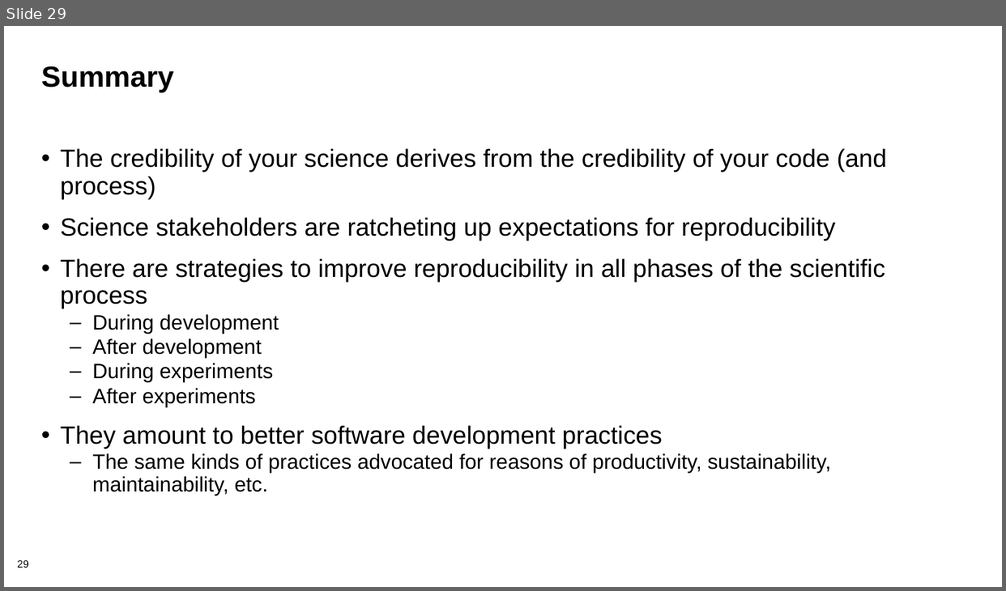
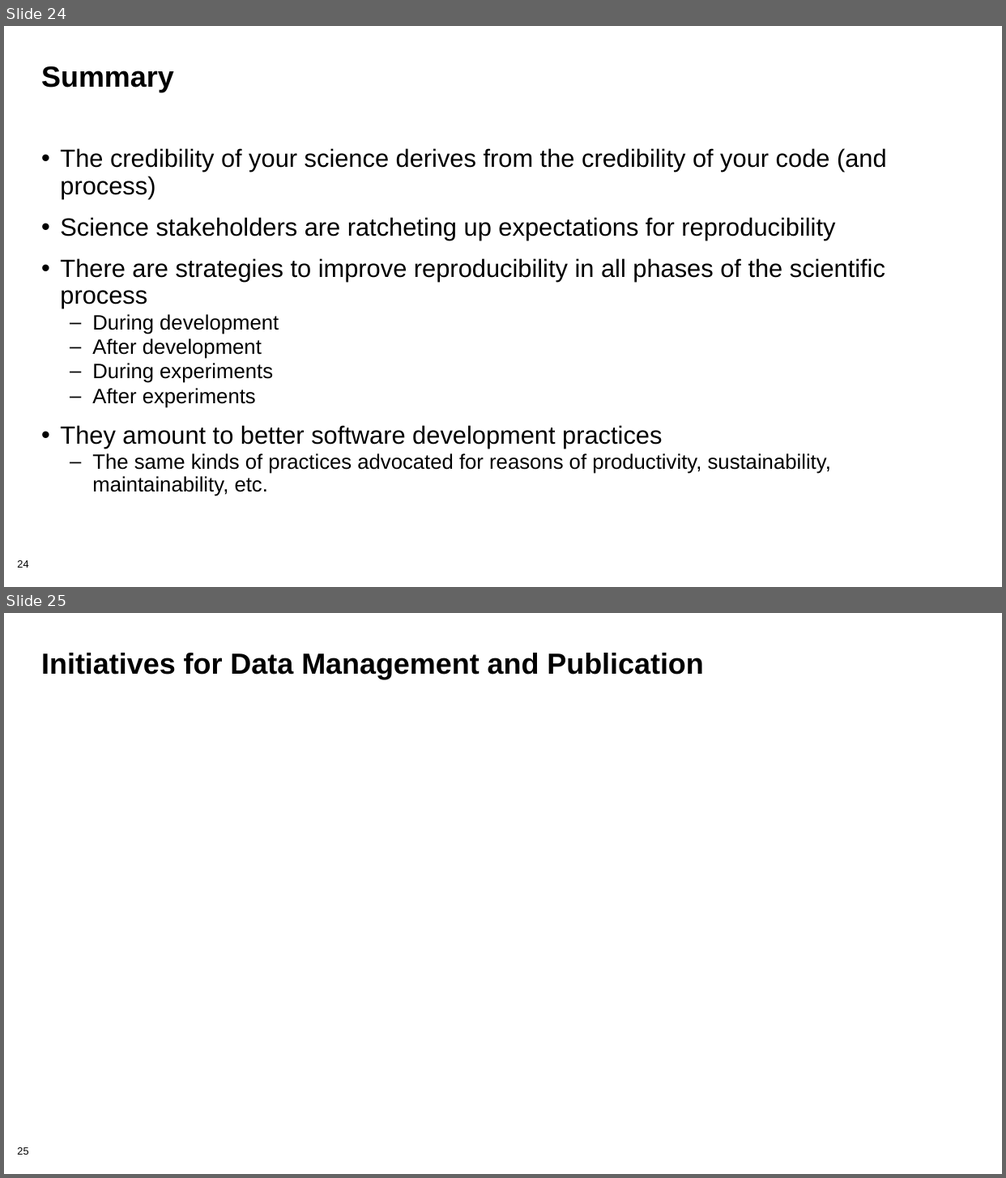
Before and after one commit to bssw-tutorial/presentations, a slide deck: SC20-reproducibility.pptx. Shown one above the other, each under a label of ours: slide 29 before the commit, slides 24 and 25 after it. The pictures are 1006x591 and 1006x1178 pixels, drawn with LibreOffice and Linux fonts; fonts in the diff are those of the drawing; background and template pictures are left out. Boxes give left, top, right and bottom in pixels: in the first picture for what was removed or moved away, otherwise in the second. Text is boxed around its words. In the diff, an @@ line names an element or a change of style, - is before the commit and + after.

```diff
--- a/SC20-reproducibility.pptx
+++ b/SC20-reproducibility.pptx
@@ slide 25 added at [4, 613, 1002, 1174], background #FFFFFF; not listed: 1 template element that a slide beside it also shows @@
@@ title added at [41, 653, 703, 679], 28 pt, text #000000, bold @@
+Initiatives for Data Management and Publication
@@ what was slide 29 is now slide 24 @@
@@ page number at [17, 561, 28, 568]: text changed @@
-29
+24
```
Also in this commit, not shown: 4 slides changed, 1 other slide added.
